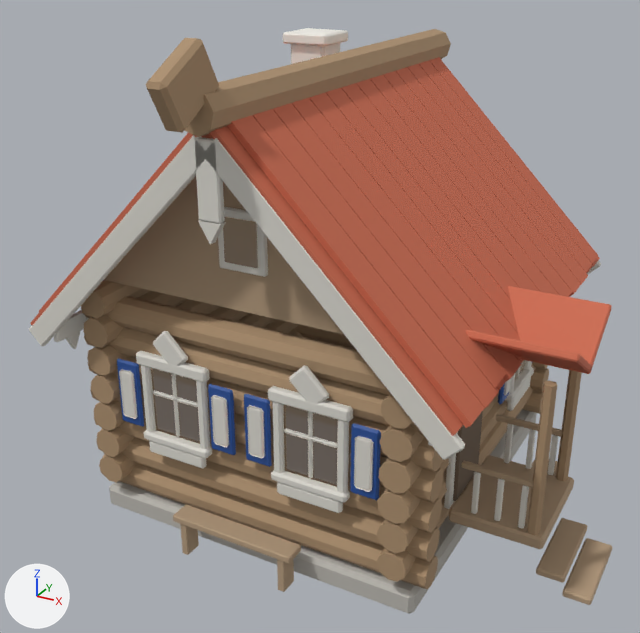
A saved change to the glTF model empire/assets/models/bld_izba_e1.glb.
Camera for both pictures: a 50 mm lens placed at (1.1, -2.12, 1.54), pointed at (0.01, -0.14, 0.55). Lighting does not change. The marker at lower left points along +X, +Y and +Z. The first picture is the older version. Vertices at exactly the same position are counted once.

Before the edit, the objects in view are built like this:
```python
ob_izba = bpy.data.objects.new('izba', me_izba)
ob_izba.location = (0.0, 0.0, 0.0)
```
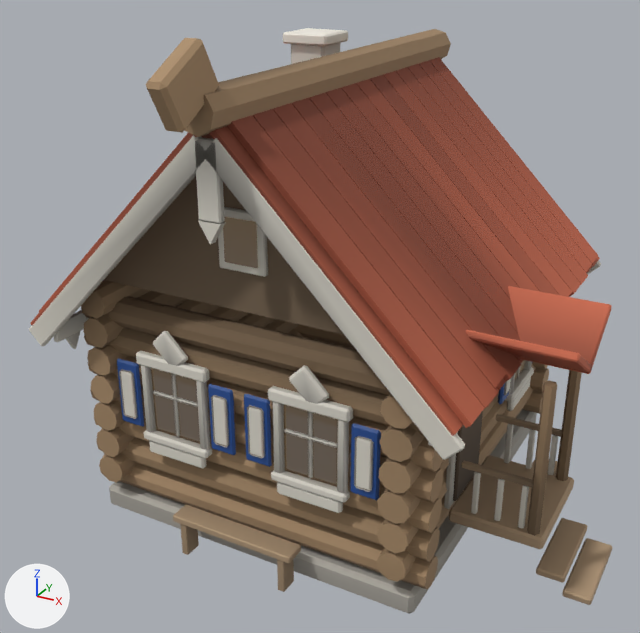
Pixel boxes [x1, y1, x2, y2] of what changed, in the pictures (640 x 633 px):
'izba', recoloured (darker): [30, 30, 608, 614] in both

Edits to the bpy script that builds the scene:
```text
Change mat_m_stone:
    where n0 = _N.new('ShaderNodeBsdfPrincipled'); n0.name = 'Principled BSDF'
    remove n0.inputs[0].default_value = (0.5, 0.48, 0.44, 1.0)  # 'Base Color', grey #bcb8b1
    add n2 = _N.new('ShaderNodeMix'); n2.name = 'Mix'
    add n2.data_type = 'RGBA'
    add n2.blend_type = 'MULTIPLY'
    add n2.inputs[0].default_value = 1.0  # 'Factor'
    add n2.inputs[7].default_value = (0.5, 0.48, 0.44, 1.0)  # 'B', grey #bcb8b1
    add n3 = _N.new('ShaderNodeVertexColor'); n3.name = 'Color Attribute'
    add _L.new(n2.outputs[2], n0.inputs[0])  # 'Result' to 'Base Color'
    add _L.new(n3.outputs[0], n2.inputs[6])  # 'Color' to 'A'
Change mat_m_log:
    where n0 = _N.new('ShaderNodeBsdfPrincipled'); n0.name = 'Principled BSDF'
    remove n0.inputs[0].default_value = (0.42, 0.28, 0.16, 1.0)  # 'Base Color', beige #ad906f
    add n2 = _N.new('ShaderNodeMix'); n2.name = 'Mix'
    add n2.data_type = 'RGBA'
    add n2.blend_type = 'MULTIPLY'
    add n2.inputs[0].default_value = 1.0  # 'Factor'
    add n2.inputs[7].default_value = (0.42, 0.28, 0.16, 1.0)  # 'B', beige #ad906f
    add n3 = _N.new('ShaderNodeVertexColor'); n3.name = 'Color Attribute'
    add _L.new(n2.outputs[2], n0.inputs[0])  # 'Result' to 'Base Color'
    add _L.new(n3.outputs[0], n2.inputs[6])  # 'Color' to 'A'
Change mat_m_roof:
    where n0 = _N.new('ShaderNodeBsdfPrincipled'); n0.name = 'Principled BSDF'
    remove n0.inputs[0].default_value = (0.6, 0.15, 0.08, 1.0)  # 'Base Color', orange #cb6c50
    add n2 = _N.new('ShaderNodeMix'); n2.name = 'Mix'
    add n2.data_type = 'RGBA'
    add n2.blend_type = 'MULTIPLY'
    add n2.inputs[0].default_value = 1.0  # 'Factor'
    add n2.inputs[7].default_value = (0.6, 0.15, 0.08, 1.0)  # 'B', orange #cb6c50
    add n3 = _N.new('ShaderNodeVertexColor'); n3.name = 'Color Attribute'
    add _L.new(n2.outputs[2], n0.inputs[0])  # 'Result' to 'Base Color'
    add _L.new(n3.outputs[0], n2.inputs[6])  # 'Color' to 'A'
Change mat_m_plank:
    where n0 = _N.new('ShaderNodeBsdfPrincipled'); n0.name = 'Principled BSDF'
    remove n0.inputs[0].default_value = (0.46, 0.33, 0.21, 1.0)  # 'Base Color', beige #b59b7e
    add n2 = _N.new('ShaderNodeMix'); n2.name = 'Mix'
    add n2.data_type = 'RGBA'
    add n2.blend_type = 'MULTIPLY'
    add n2.inputs[0].default_value = 1.0  # 'Factor'
    add n2.inputs[7].default_value = (0.46, 0.33, 0.21, 1.0)  # 'B', beige #b59b7e
    add n3 = _N.new('ShaderNodeVertexColor'); n3.name = 'Color Attribute'
    add _L.new(n2.outputs[2], n0.inputs[0])  # 'Result' to 'Base Color'
    add _L.new(n3.outputs[0], n2.inputs[6])  # 'Color' to 'A'
Change mat_m_paint_white:
    where n0 = _N.new('ShaderNodeBsdfPrincipled'); n0.name = 'Principled BSDF'
    remove n0.inputs[0].default_value = (0.74, 0.72, 0.66, 1.0)  # 'Base Color', light grey #dfddd4
    add n2 = _N.new('ShaderNodeMix'); n2.name = 'Mix'
    add n2.data_type = 'RGBA'
    add n2.blend_type = 'MULTIPLY'
    add n2.inputs[0].default_value = 1.0  # 'Factor'
    add n2.inputs[7].default_value = (0.74, 0.72, 0.66, 1.0)  # 'B', light grey #dfddd4
    add n3 = _N.new('ShaderNodeVertexColor'); n3.name = 'Color Attribute'
    add _L.new(n2.outputs[2], n0.inputs[0])  # 'Result' to 'Base Color'
    add _L.new(n3.outputs[0], n2.inputs[6])  # 'Color' to 'A'
Change mat_m_window:
    where n0 = _N.new('ShaderNodeBsdfPrincipled'); n0.name = 'Principled BSDF'
    remove n0.inputs[0].default_value = (0.05, 0.07, 0.1, 1.0)  # 'Base Color', dark blue #3f4b59
    add n2 = _N.new('ShaderNodeMix'); n2.name = 'Mix'
    add n2.data_type = 'RGBA'
    add n2.blend_type = 'MULTIPLY'
    add n2.inputs[0].default_value = 1.0  # 'Factor'
    add n2.inputs[7].default_value = (0.05, 0.07, 0.1, 1.0)  # 'B', dark blue #3f4b59
    add n3 = _N.new('ShaderNodeVertexColor'); n3.name = 'Color Attribute'
    add _L.new(n2.outputs[2], n0.inputs[0])  # 'Result' to 'Base Color'
    add _L.new(n3.outputs[0], n2.inputs[6])  # 'Color' to 'A'
Change mat_m_shutter:
    where n0 = _N.new('ShaderNodeBsdfPrincipled'); n0.name = 'Principled BSDF'
    remove n0.inputs[0].default_value = (0.02, 0.08, 0.32, 1.0)  # 'Base Color', blue #275099
    add n2 = _N.new('ShaderNodeMix'); n2.name = 'Mix'
    add n2.data_type = 'RGBA'
    add n2.blend_type = 'MULTIPLY'
    add n2.inputs[0].default_value = 1.0  # 'Factor'
    add n2.inputs[7].default_value = (0.02, 0.08, 0.32, 1.0)  # 'B', blue #275099
    add n3 = _N.new('ShaderNodeVertexColor'); n3.name = 'Color Attribute'
    add _L.new(n2.outputs[2], n0.inputs[0])  # 'Result' to 'Base Color'
    add _L.new(n3.outputs[0], n2.inputs[6])  # 'Color' to 'A'
Change mat_m_dark:
    where n0 = _N.new('ShaderNodeBsdfPrincipled'); n0.name = 'Principled BSDF'
    remove n0.inputs[0].default_value = (0.16, 0.11, 0.07, 1.0)  # 'Base Color', brown #6f5d4b
    add n2 = _N.new('ShaderNodeMix'); n2.name = 'Mix'
    add n2.data_type = 'RGBA'
    add n2.blend_type = 'MULTIPLY'
    add n2.inputs[0].default_value = 1.0  # 'Factor'
    add n2.inputs[7].default_value = (0.16, 0.11, 0.07, 1.0)  # 'B', brown #6f5d4b
    add n3 = _N.new('ShaderNodeVertexColor'); n3.name = 'Color Attribute'
    add _L.new(n2.outputs[2], n0.inputs[0])  # 'Result' to 'Base Color'
    add _L.new(n3.outputs[0], n2.inputs[6])  # 'Color' to 'A'
Change mat_m_plaster:
    where n0 = _N.new('ShaderNodeBsdfPrincipled'); n0.name = 'Principled BSDF'
    remove n0.inputs[0].default_value = (0.88, 0.86, 0.8, 1.0)  # 'Base Color', white #f1efe7
    add n2 = _N.new('ShaderNodeMix'); n2.name = 'Mix'
    add n2.data_type = 'RGBA'
    add n2.blend_type = 'MULTIPLY'
    add n2.inputs[0].default_value = 1.0  # 'Factor'
    add n2.inputs[7].default_value = (0.88, 0.86, 0.8, 1.0)  # 'B', white #f1efe7
    add n3 = _N.new('ShaderNodeVertexColor'); n3.name = 'Color Attribute'
    add _L.new(n2.outputs[2], n0.inputs[0])  # 'Result' to 'Base Color'
    add _L.new(n3.outputs[0], n2.inputs[6])  # 'Color' to 'A'
Change me_izba:
    where me_izba.from_pydata(...)  # 3058 vertices, 5284 faces; spans x -0.61..0.86, y -0.77..0.74, z 0.0..1.34
    me_izba part 1: vertex colours changed
```
